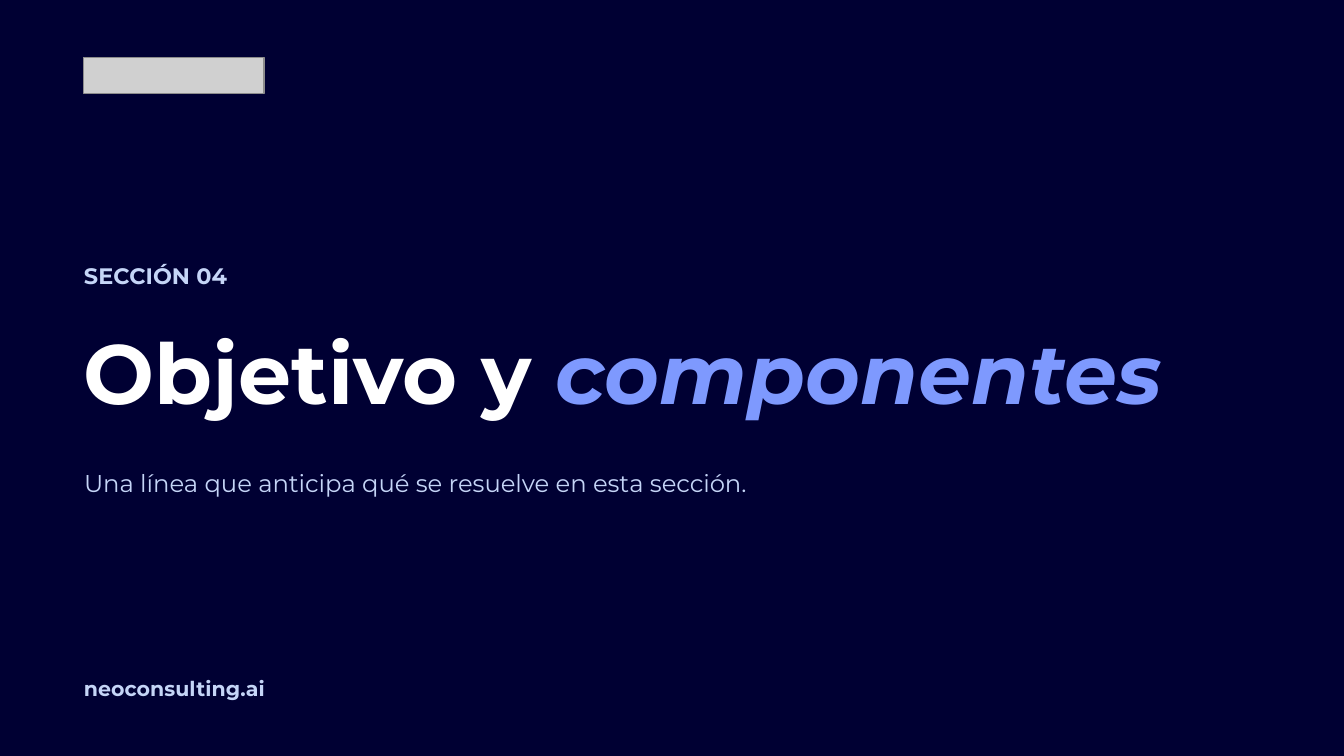
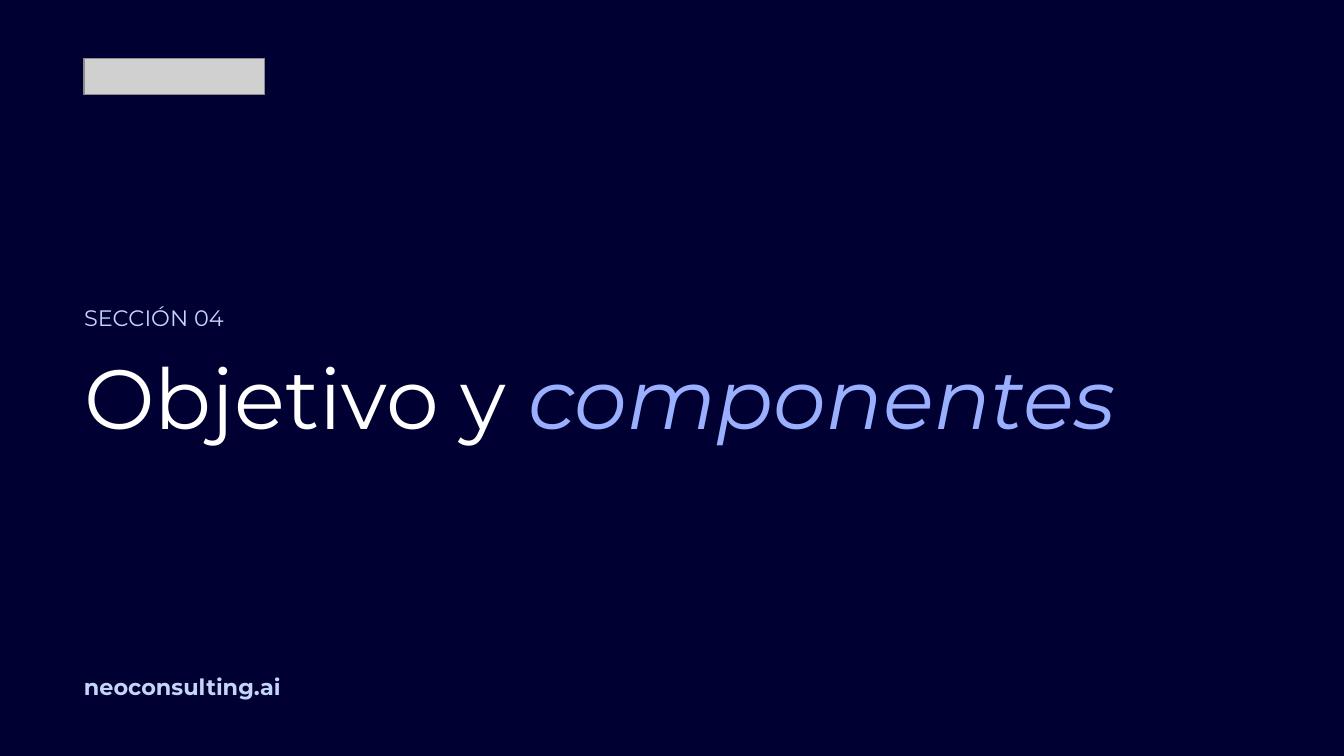
Before and after one commit to miguelchumacero/plantilla-base-deck, a slide deck: slide 15 of plantilla-base.pptx. Drawn at 1344x756 pixels with LibreOffice and Linux fonts; fonts in the diff are those of the drawing; grey boxes stand for pictures; background and template pictures are left out. Boxes give left, top, right and bottom in pixels: in the first picture for what was removed or moved away, otherwise in the second. Text is boxed around its words. In the diff, an @@ line names an element or a change of style, - is before the commit and + after.

```diff
--- a/plantilla-base.pptx
+++ b/plantilla-base.pptx
@@ text "SECCIÓN 04": place and size @@
-text "SECCIÓN 04" at [84, 264, 227, 285]
+text "SECCIÓN 04" at [84, 306, 224, 326]
@@ text "SECCIÓN 04" at [84, 306, 224, 326]: bold off; vertical alignment middle to top @@
@@ text "Objetivo y componentes": place and size @@
-text "Objetivo y componentes" at [84, 338, 1162, 421]
+text "Objetivo y componentes" at [84, 366, 1115, 446]
@@ text "Objetivo y componentes" at [84, 366, 1115, 446]: text colour #7E99FE to #9AAFFE in "componentes"; bold off; line spacing 1 to 0.9; vertical alignment middle to top @@
@@ text removed at [84, 474, 747, 497] @@
-Una línea que anticipa qué se resuelve en esta sección.
@@ text "neoconsulting.ai" at [84, 677, 281, 700]: size 11 to 12 pt; vertical alignment middle to top @@
```
Also in this commit, not shown: 32 other slides changed, 5 slides added, 8 slides removed, 2 other files.
